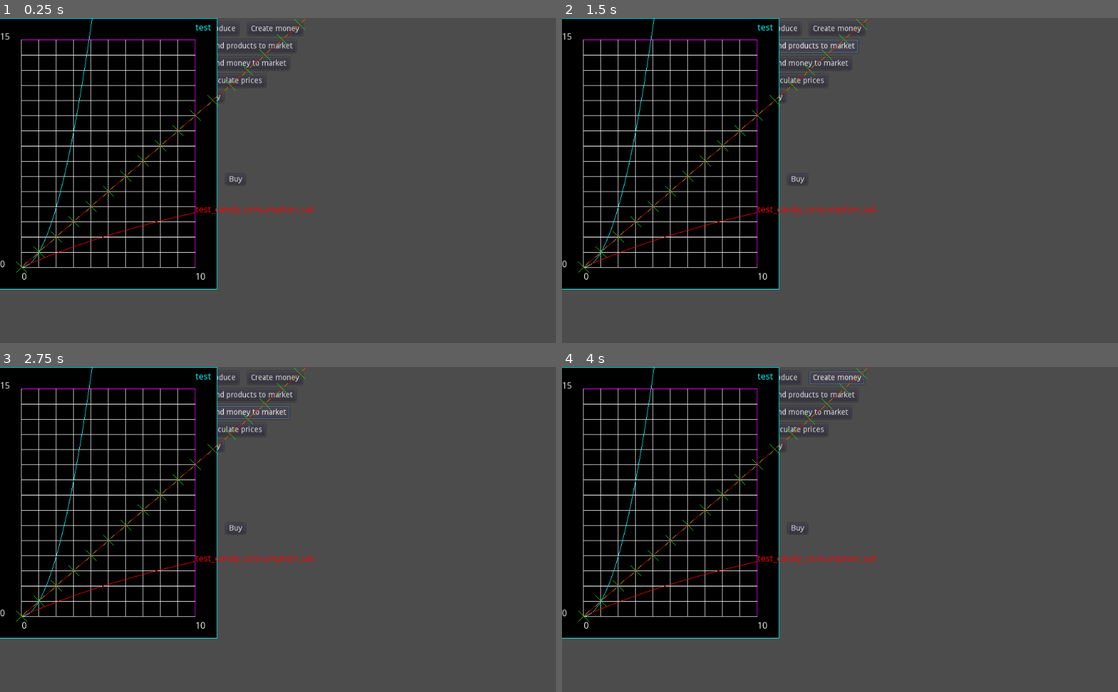
Above: before the commit, frames 1-4 (two rows, left to right).
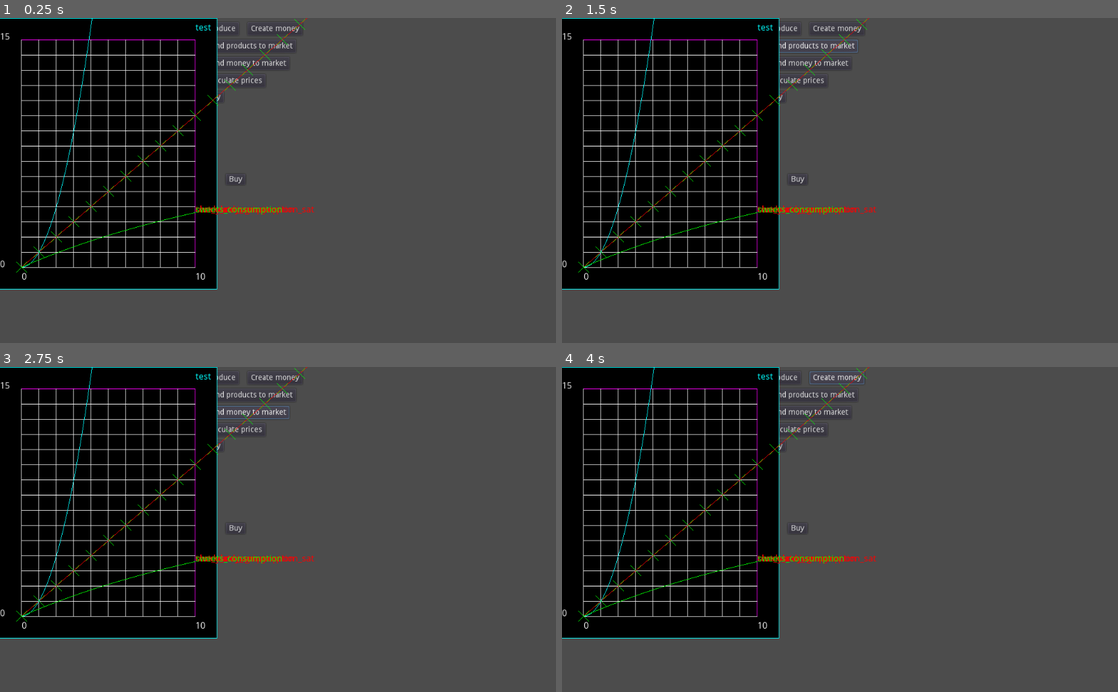
Above: after the commit, the same moments.

Repository: carlostgit/Fiat2
Game: Godot game, scene res://Fiat.tscn
The game is run twice, just before and just after one commit, with the same random seed, the same clock (stepped at 60 frames per second) and the same inputs.
Inputs:
- Up to frame 1 (0.25 s): no input
- Up to frame 2 (1.5 s): click "Produce" at 0.5 s; click "Send products to market" at 1.25 s
- Up to frame 3 (2.75 s): click "Send money to market" at 2 s
- Up to frame 4 (4 s): click "Buy" at 2.75 s; click "Create money" at 3.5 s

The runs differ from the first frame. In frame 1, 0.4% of the frame differs, in the area x 3-53%, y 57-77%; in frame 2, 0.4%; in frame 3, 0.4%; in frame 4, 0.4%.

Commit message:
Se elimina códgo comentado, y preparo unos tests de combos

Diff:
--- a/Fiat.tscn
+++ b/Fiat.tscn
@@ -236,17 +236,17 @@
 
 [node name="Globals" type="Node" parent="."]
 script = ExtResource( 11 )
+[connection signal="pressed" from="ProduceButton" to="Factory" method="_on_ProduceButton_pressed"]
 [connection signal="pressed" from="ProduceButton" to="Factory2" method="_on_ProduceButton_pressed"]
-[connection signal="pressed" from="ProduceButton" to="Factory" method="_on_ProduceButton_pressed"]
 [connection signal="pressed" from="CreateMoney" to="Government" method="_on_CreateMoney_pressed"]
+[connection signal="pressed" from="SendProductsToMarketButton" to="Factory" method="_on_SendProductsToMarketButton_pressed"]
 [connection signal="pressed" from="SendProductsToMarketButton" to="Factory2" method="_on_SendProductsToMarketButton_pressed"]
-[connection signal="pressed" from="SendProductsToMarketButton" to="Factory" method="_on_SendProductsToMarketButton_pressed"]
+[connection signal="pressed" from="SendMoneyToMarketButton" to="Factory" method="_on_SendMoneyToMarketButton_pressed"]
+[connection signal="pressed" from="SendMoneyToMarketButton" to="Factory2" method="_on_SendMoneyToMarketButton_pressed"]
 [connection signal="pressed" from="SendMoneyToMarketButton" to="Government" method="_on_SendMoneyToMarketButton_pressed"]
-[connection signal="pressed" from="SendMoneyToMarketButton" to="Factory2" method="_on_SendMoneyToMarketButton_pressed"]
-[connection signal="pressed" from="SendMoneyToMarketButton" to="Factory" method="_on_SendMoneyToMarketButton_pressed"]
 [connection signal="pressed" from="CalculatePrices" to="Shop" method="_on_CalculatePrices_pressed"]
+[connection signal="pressed" from="BuyButton" to="Factory" method="_on_BuyButton_pressed"]
+[connection signal="pressed" from="BuyButton" to="Factory2" method="_on_BuyButton_pressed"]
 [connection signal="pressed" from="BuyButton" to="Government" method="_on_BuyButton_pressed"]
-[connection signal="pressed" from="BuyButton" to="Factory2" method="_on_BuyButton_pressed"]
-[connection signal="pressed" from="BuyButton" to="Factory" method="_on_BuyButton_pressed"]
 [connection signal="pressed" from="Government/Buy" to="Government" method="_on_Buy_pressed"]
 [connection signal="signal_tax_rate_changed" from="Globals" to="Government" method="_on_Globals_signal_tax_rate_changed"]
--- a/PriceCalculation/PriceCalculationTester.gd
+++ b/PriceCalculation/PriceCalculationTester.gd
@@ -15,26 +15,18 @@
 
 # Called when the node enters the scene tree for the first time.
 func _ready():
-#	var sat_calc:SatisfactionCalculator = SatisfactionCalculator.new()
-
 
 	var x_max:float = 10
 	var y_max:float = 15
 	var plotter:Plotter = Plotter.new(x_max,y_max)
 	plotter.set_size(Vector2(400,400))
 	plotter.set_size(Vector2(400,500))
-#	plotter.updated_size()
 
 	self.call_deferred("add_child",plotter)
 
 	var test_funcref = funcref( plotter, "default_test_function")
-#	add_func_ref(func_ref_arg:FuncRef, label_arg:String = "")->void:
 	plotter.add_func_ref(test_funcref,[],"test")
-#	_func_array.append(test_funcref)
-#	_label_array.append("test")
-#	var func_calc_satisf_of_candy = funcref(sat_calc,"calculate_satifaction_of_candy")
-#	plotter.add_func_ref(func_calc_satisf_of_candy,"test_satisf_candy")
-
+#
 #	TODO (pseudocódigo)
 	var price_calc_interf:PriceCalculationInterface = PriceCalculationInterface.new()
 	var products:Array = ["candy","chocolate"]
@@ -69,8 +61,8 @@
 	var param_preference_at_0_for_sweets = 1.0
 	var maximum_satisf_for_sweets = 10.0
 	var satisfaction_curve_for_sweets:SatisfactionCurve = SatisfactionCurve.new(param_preference_at_0_for_sweets, maximum_satisf_for_sweets)
-	satisfaction_calculator.set_combo("sweets",["candy_consumption","chocolate_consumption"])
-	satisfaction_calculator.set_satisfaction_curve_for_combo("sweets",satisfaction_curve_for_sweets)
+	satisfaction_calculator.set_combo("sweets_consumption",["candy_consumption","chocolate_consumption"])
+	satisfaction_calculator.set_satisfaction_curve_for_combo("sweets_consumption",satisfaction_curve_for_sweets)
 
 	var param_preference_at_0_for_candy_sav = 1.0
 	var maximum_satisf_for_candy_sav = 10.0
@@ -93,24 +85,15 @@
 	print (options_result)
 	var products_result = satisfaction_calculator.get_products()
 	print (products_result)
+	var combos_result = satisfaction_calculator.get_combos()
+	print (combos_result)
 
-#	var func_calc_satisf_candy = funcref(satisfaction_calculator,"calculate_satifaction_of_candy")
-#	plotter.add_func_ref(func_calc_satisf_candy,"test_satisf_candy")
-
+#
 #	TODO: Preparar en Plotter un método add_func_ref_with_args para poder hacer lo siguiente
 	var func_calc_satisf = funcref(self,"test_satisfaction")
 #	var func_args_array = ["candy",satisfaction_calculator]
 	var func_args_array = ["candy_consumption",satisfaction_calculator]
 	plotter.add_func_ref(func_calc_satisf, func_args_array, "test_candy_consumption_sat",Color(1,0,0) )
-
-#	var func_calc_satisf_2 = funcref(self,"test_satisfaction")
-#	var func_args_array_2 = ["candy",satisfaction_calculator]
-#	plotter.add_func_ref(func_calc_satisf_2, func_args_array_2, "test_candy_sat", Color(1,0,1) )
-
-##	var test:float = test_satisfaction(100.0, "candy_consumption", satisfaction_calculator)
-#	var test:float = test_satisfaction(5,"candy_consumption",satisfaction_calculator)
-#	print("print_test")
-#	print(test)
 
 #	Tests de nuevas funciones de Plotter
 	for i in range(100):
@@ -123,6 +106,24 @@
 		point_group_array.append(Vector2(k,k))
 
 	plotter.add_point_group(23,point_group_array, Color (1,0,0))
+
+
+	var option_satisf_curve_dict:Dictionary = satisfaction_calculator.get_option_satisf_curve_dict()
+	var combo_satisf_curve_dict:Dictionary = satisfaction_calculator.get_combo_satisf_curve_dict()
+
+	for option in option_satisf_curve_dict:
+		var func_calc_satisf2 = funcref(self,"test_satisfaction")
+	#	var func_args_array = ["candy",satisfaction_calculator]
+		var func_args_array2 = [option,satisfaction_calculator]
+		plotter.add_func_ref(func_calc_satisf2, func_args_array2, option,Color(1,0,0) )
+
+	for combo in combo_satisf_curve_dict:
+		var func_calc_satisf2 = funcref(self,"test_combo_satisfaction")
+	#	var func_args_array = ["candy",satisfaction_calculator]
+		var func_args_array2 = [combo,satisfaction_calculator]
+		plotter.add_func_ref(func_calc_satisf2, func_args_array2, combo,Color(0,1,0) )
+
+
 
 #	TODO
 #	Modificar parametros en funcion de calidad del producto como ahorro
@@ -158,6 +159,10 @@
 func test_satisfaction(amount_arg:float, option_arg:String, sat_calc_arg:SatisfactionCalculator)->float:
 	return sat_calc_arg.calculate_satifaction_of_option(option_arg,amount_arg)
 
+func test_combo_satisfaction(amount_arg:float, combo_arg:String, sat_calc_arg:SatisfactionCalculator)->float:
+	return sat_calc_arg.calculate_satifaction_of_opt_combo(combo_arg,amount_arg)
+
+
 
 # Called every frame. 'delta' is the elapsed time since the previous frame.
 #func _process(delta):
--- a/PriceCalculation/SatisfactionCalculator.gd
+++ b/PriceCalculation/SatisfactionCalculator.gd
@@ -370,3 +370,12 @@
 #	var preference_at_0:float = (-2*coefficient_q+coefficient_sqrt)/(2*coefficient_qq)
 #
 #	return preference_at_0
+
+func get_option_satisf_curve_dict()->Dictionary:
+	return _option_satisf_curve_dict
+
+func get_combo_satisf_curve_dict()->Dictionary:
+	return _combo_satisf_curve_dict
+
+func get_combos()->Dictionary:
+	return self._combos
